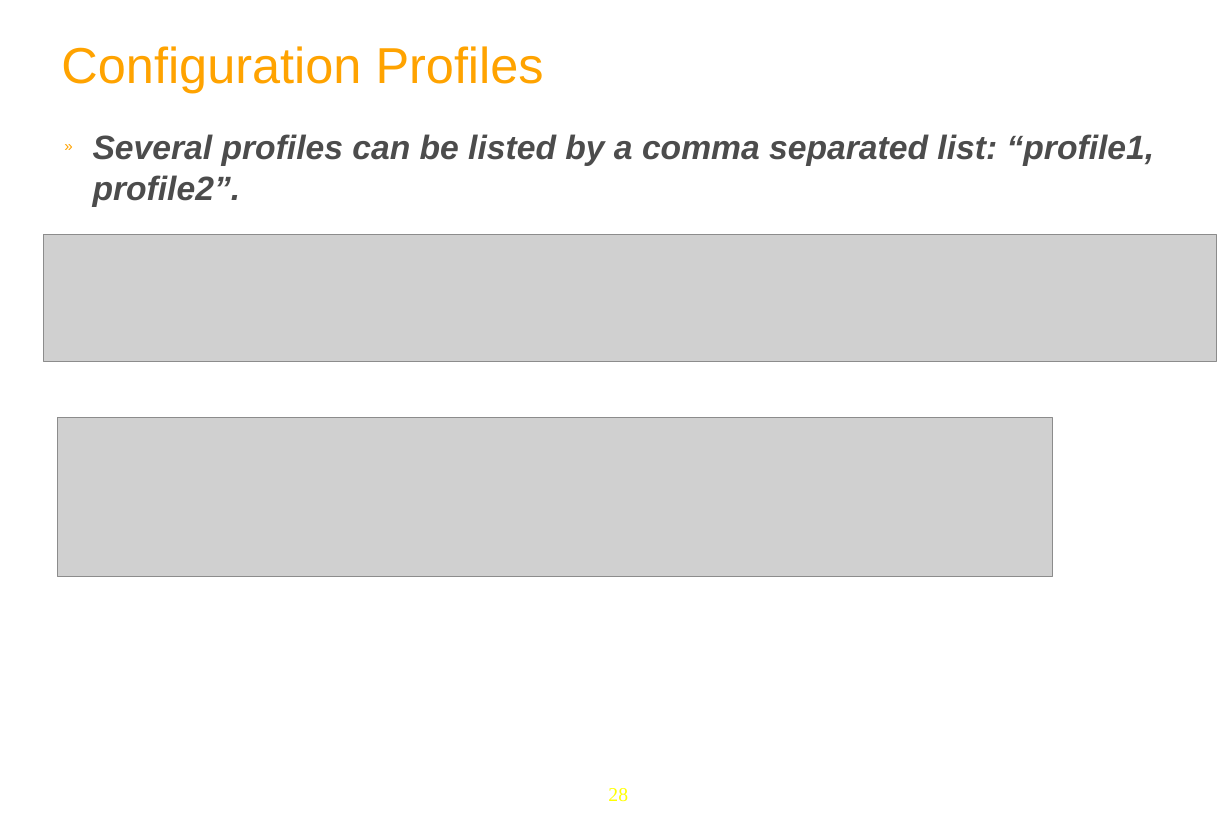
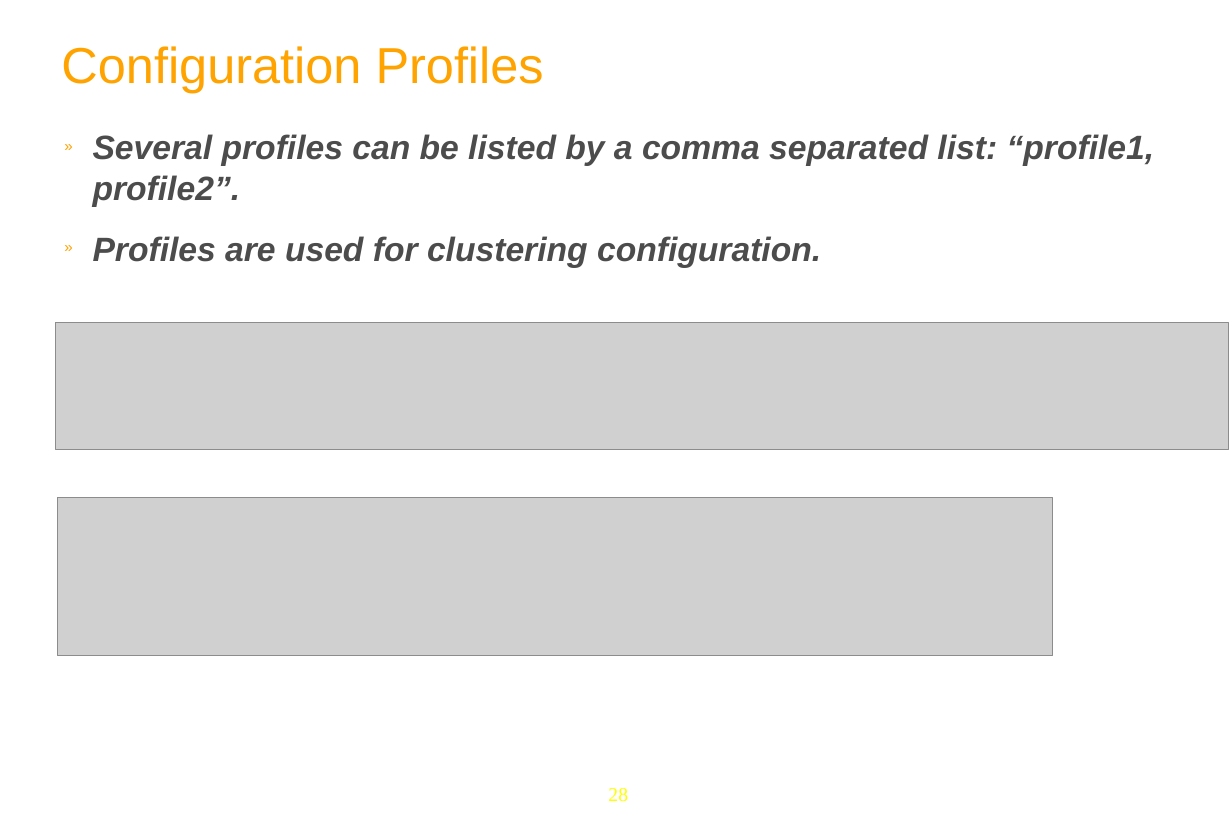
Before and after one commit to anhvurz90/training, a slide deck: slide 28 of exo-developer/210-configuration/slides/210-Portal-configuration-XDev-en.ppt. Drawn at 1232x835 pixels with LibreOffice and Linux fonts; fonts in the diff are those of the drawing; grey boxes stand for pictures; background and template pictures are left out. Boxes give left, top, right and bottom in pixels: in the first picture for what was removed or moved away, otherwise in the second. Text is boxed around its words. In the diff, an @@ line names an element or a change of style, - is before the commit and + after.

```diff
--- a/exo-developer/210-configuration/slides/210-Portal-configuration-XDev-en.ppt
+++ b/exo-developer/210-configuration/slides/210-Portal-configuration-XDev-en.ppt
@@ text at [93, 236, 821, 268]: paragraph added @@
+» Profiles are used for clustering configuration.
@@ picture: place and size @@
-picture at [43, 234, 1217, 362]
+picture at [56, 322, 1229, 449]
@@ picture: place and size @@
-picture at [58, 417, 1053, 576]
+picture at [58, 497, 1053, 655]
```
Also in this commit, not shown: 6 other slides changed, 1 other file.
